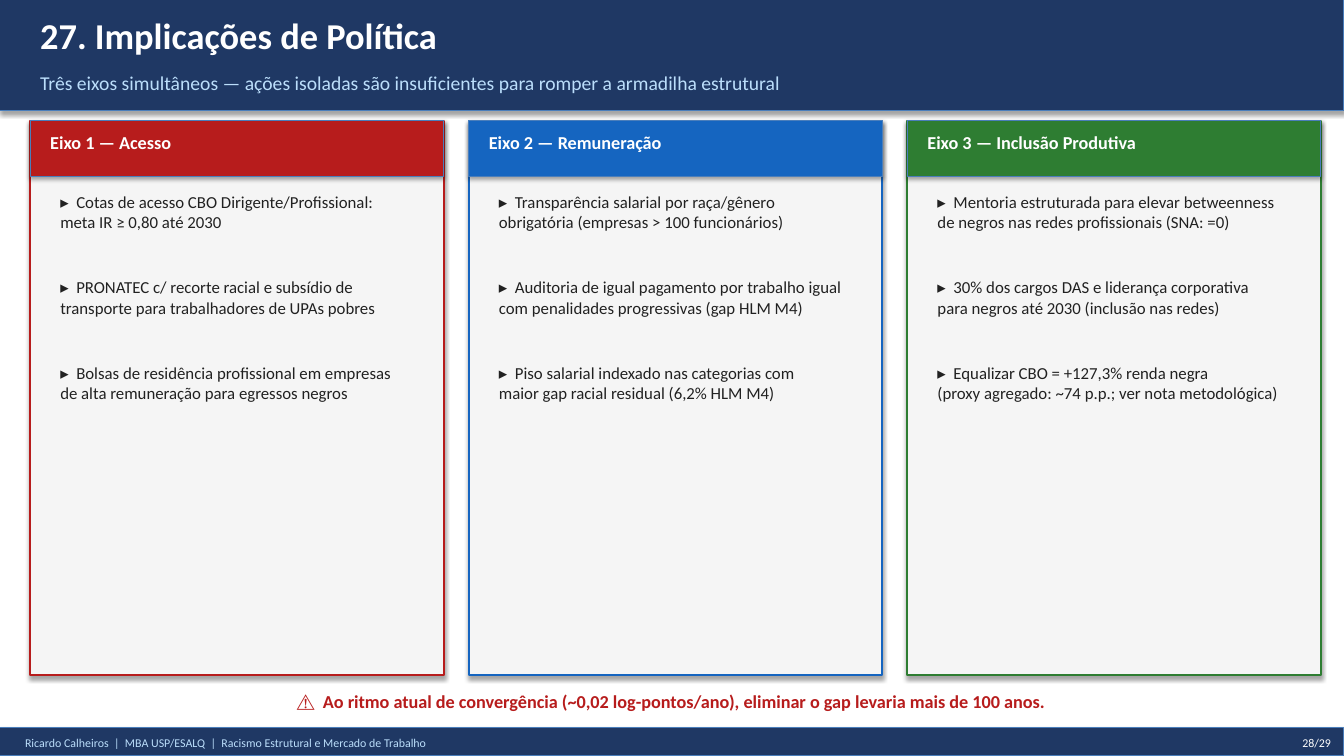
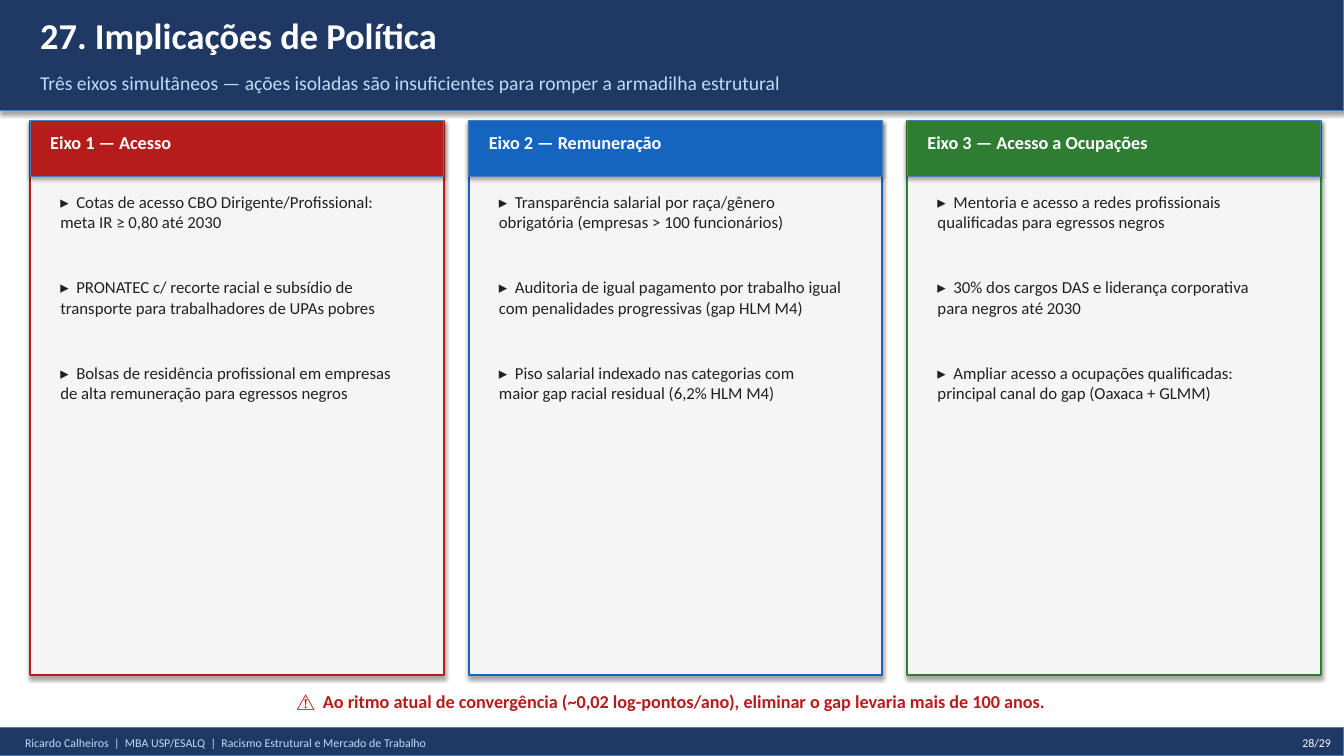
Before and after one commit to rickinrj-ux/ProjetoRacismoPNAD, a slide deck: slide 18 of entregaveis/apresentacao_tcc.pptx (slide 28 before the commit). Drawn at 1344x756 pixels with LibreOffice and Linux fonts; fonts in the diff are those of the drawing. Boxes give left, top, right and bottom in pixels: in the first picture for what was removed or moved away, otherwise in the second. Text is boxed around its words. In the diff, an @@ line names an element or a change of style, - is before the commit and + after.

```diff
--- a/entregaveis/apresentacao_tcc.pptx
+++ b/entregaveis/apresentacao_tcc.pptx
@@ text at box(927, 136, 1148, 152): text changed @@
-Eixo 3 — Inclusão Produtiva
+Eixo 3 — Acesso a Ocupações
@@ text at box(937, 196, 1220, 231): text changed @@
-▸ Mentoria estruturada para elevar betweenness
-de negros nas redes profissionais (SNA: =0)
+▸ Mentoria e acesso a redes profissionais
+qualificadas para egressos negros
@@ text at box(937, 281, 1248, 317): text changed @@
-▸ 30% dos cargos DAS e liderança corporativa
-para negros até 2030 (inclusão nas redes)
+▸ 30% dos cargos DAS e liderança corporativa
+para negros até 2030
@@ text at box(937, 367, 1233, 402): text changed @@
-▸ Equalizar CBO = +127,3% renda negra
-(proxy agregado: ~74 p.p.; ver nota metodológica)
+▸ Ampliar acesso a ocupações qualificadas:
+principal canal do gap (Oaxaca + GLMM)
```
Also in this commit, not shown: 4 other slides changed, 10 slides removed, 4 other files.
